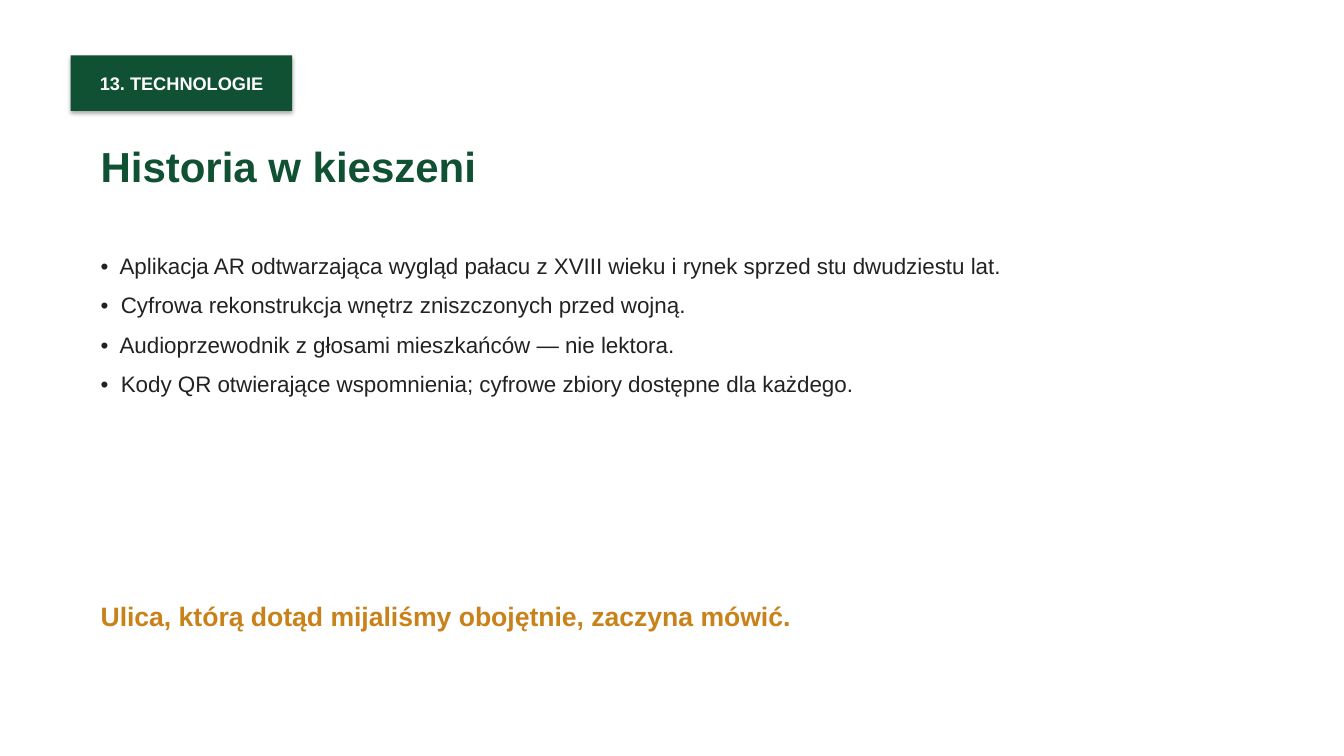
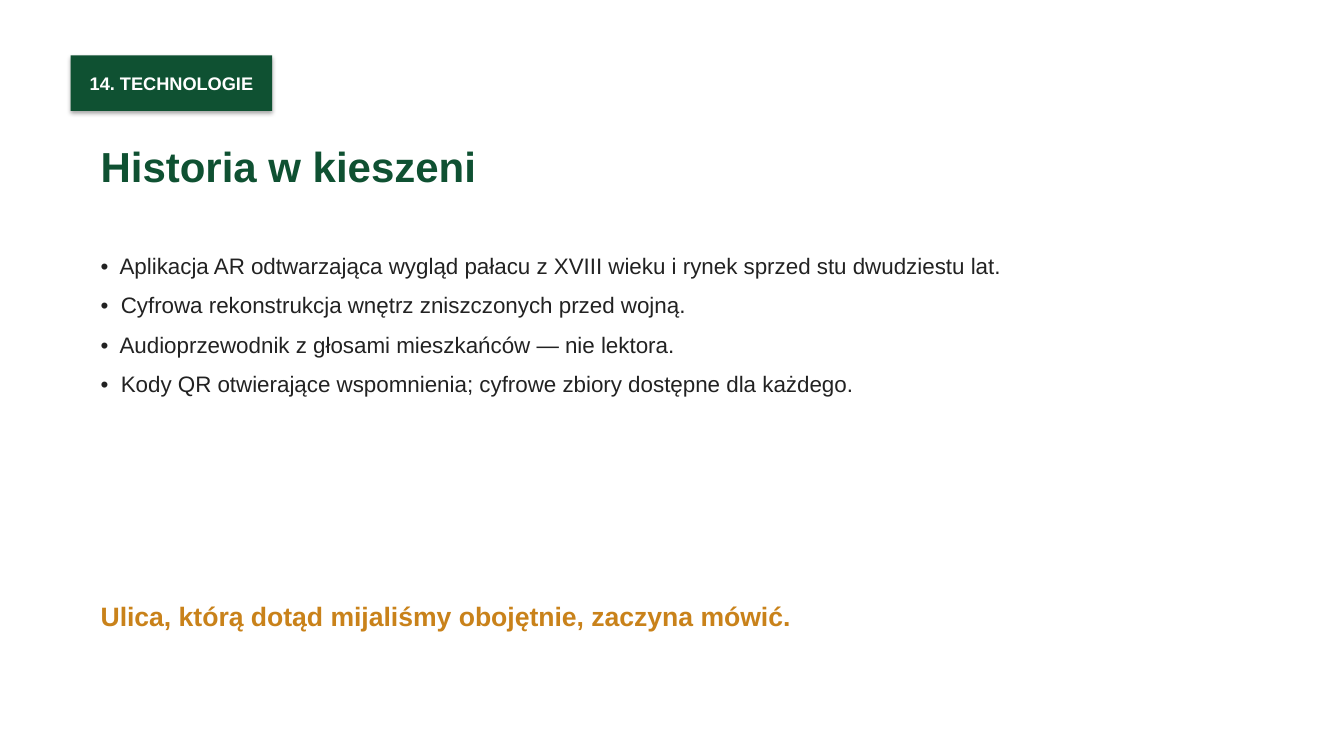
Before and after one commit to mszana-info/mszana, a slide deck: slide 18 of seminarium/prezentacja-muzeum-bez-scian.pptx (slide 17 before the commit). Drawn at 1344x756 pixels with LibreOffice and Linux fonts; fonts in the diff are those of the drawing. Boxes give left, top, right and bottom in pixels: in the first picture for what was removed or moved away, otherwise in the second. Text is boxed around its words. In the diff, an @@ line names an element or a change of style, - is before the commit and + after.

```diff
--- a/seminarium/prezentacja-muzeum-bez-scian.pptx
+++ b/seminarium/prezentacja-muzeum-bez-scian.pptx
@@ rectangle "14. TECHNOLOGIE": place and size @@
-rectangle "14. TECHNOLOGIE" at [71, 55, 292, 111]
+rectangle "14. TECHNOLOGIE" at [71, 55, 272, 111]
@@ text in rectangle at [90, 77, 253, 90]: text changed @@
-13. TECHNOLOGIE
+14. TECHNOLOGIE
```
Also in this commit, not shown: 19 other slides changed, 1 slide added, 10 other files.
